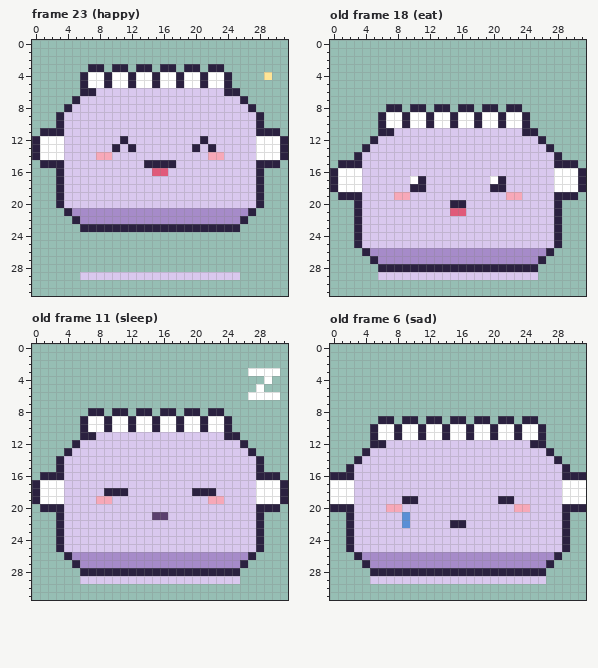
Pixel-art file -- art/characters/basic/cloudlet.aseprite. The picture above was drawn from the file before the commit.
32x32 pixels, 24 frames. Shown: frame 23 (happy), old frame 18 (eat), old frame 11 (sleep), old frame 6 (sad). The commit also changed other frames, which this record leaves out.
After the commit:
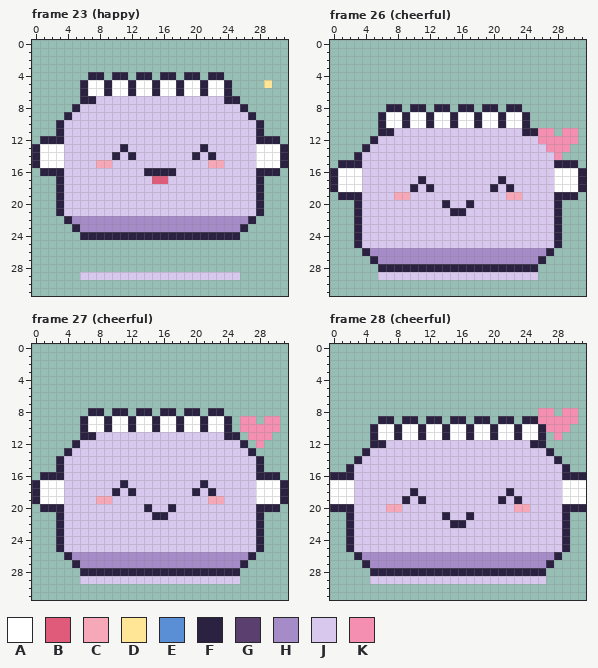
Palette (. is transparent): A #ffffff  B #e05a7a  C #f7a8b8  D #ffe596  E #5a8fd6  F #2b2140  G #5b3f6e  H #a68bc9  J #d9c8ee  K #f48fb1
A new or re-ordered frame is compared with the old frame closest to it.
Difference:
frames 24 -> 28
--- frame 23 (happy), layer "pet"
@@ x 0..31 @@
  2 ................................
- 3 .......FF.FF.FF.FF.FF.FF........
- 4 ......FAAFAAFAAFAAFAAFAAF....D..
- 5 ......FAAFAAFAAFAAFAAFAAF.......
- 6 ......FFJJJJJJJJJJJJJJJJFF......
- 7 .....FJJJJJJJJJJJJJJJJJJJJF.....
- 8 ....FJJJJJJJJJJJJJJJJJJJJJJF....
- 9 ...FJJJJJJJJJJJJJJJJJJJJJJJJF...
+ 3 ................................
+ 4 .......FF.FF.FF.FF.FF.FF........
+ 5 ......FAAFAAFAAFAAFAAFAAF....D..
+ 6 ......FAAFAAFAAFAAFAAFAAF.......
+ 7 ......FFJJJJJJJJJJJJJJJJFF......
+ 8 .....FJJJJJJJJJJJJJJJJJJJJF.....
+ 9 ....FJJJJJJJJJJJJJJJJJJJJJJF....
 10 ...FJJJJJJJJJJJJJJJJJJJJJJJJF...
-11 .FFFJJJJJJJJJJJJJJJJJJJJJJJJFFF.
-12 FAAAJJJJJJJFJJJJJJJJJFJJJJJJAAAF
-13 FAAAJJJJJJFJFJJJJJJJFJFJJJJJAAAF
-14 FAAAJJJJCCJJJJJJJJJJJJCCJJJJAAAF
-15 .FFFJJJJJJJJJJFFFFJJJJJJJJJJFFF.
-16 ...FJJJJJJJJJJJBBJJJJJJJJJJJF...
-17 ...FJJJJJJJJJJJJJJJJJJJJJJJJF...
+11 ...FJJJJJJJJJJJJJJJJJJJJJJJJF...
+12 .FFFJJJJJJJJJJJJJJJJJJJJJJJJFFF.
+13 FAAAJJJJJJJFJJJJJJJJJFJJJJJJAAAF
+14 FAAAJJJJJJFJFJJJJJJJFJFJJJJJAAAF
+15 FAAAJJJJCCJJJJJJJJJJJJCCJJJJAAAF
+16 .FFFJJJJJJJJJJFFFFJJJJJJJJJJFFF.
+17 ...FJJJJJJJJJJJBBJJJJJJJJJJJF...
 18 ...FJJJJJJJJJJJJJJJJJJJJJJJJF...
@@ x 0..31 @@
 20 ...FJJJJJJJJJJJJJJJJJJJJJJJJF...
-21 ....FHHHHHHHHHHHHHHHHHHHHHHF....
-22 .....FHHHHHHHHHHHHHHHHHHHHF.....
-23 ......FFFFFFFFFFFFFFFFFFFF......
-24 ................................
+21 ...FJJJJJJJJJJJJJJJJJJJJJJJJF...
+22 ....FHHHHHHHHHHHHHHHHHHHHHHF....
+23 .....FHHHHHHHHHHHHHHHHHHHHF.....
+24 ......FFFFFFFFFFFFFFFFFFFF......
 25 ................................
--- frame 26 (cheerful) is new; against old frame 18 (eat), layer "pet"
@@ x 0..31 @@
 10 ......FAAFAAFAAFAAFAAFAAF.......
-11 ......FFJJJJJJJJJJJJJJJJFF......
-12 .....FJJJJJJJJJJJJJJJJJJJJF.....
-13 ....FJJJJJJJJJJJJJJJJJJJJJJF....
-14 ...FJJJJJJJJJJJJJJJJJJJJJJJJF...
+11 ......FFJJJJJJJJJJJJJJJJFFKK.KK.
+12 .....FJJJJJJJJJJJJJJJJJJJJKKKKK.
+13 ....FJJJJJJJJJJJJJJJJJJJJJJKKK..
+14 ...FJJJJJJJJJJJJJJJJJJJJJJJJK...
 15 .FFFJJJJJJJJJJJJJJJJJJJJJJJJFFF.
 16 FAAAJJJJJJJJJJJJJJJJJJJJJJJJAAAF
-17 FAAAJJJJJJAFJJJJJJJJAFJJJJJJAAAF
-18 FAAAJJJJJJFFJJJJJJJJFFJJJJJJAAAF
+17 FAAAJJJJJJJFJJJJJJJJJFJJJJJJAAAF
+18 FAAAJJJJJJFJFJJJJJJJFJFJJJJJAAAF
 19 .FFFJJJJCCJJJJJJJJJJJJCCJJJJFFF.
-20 ...FJJJJJJJJJJJFFJJJJJJJJJJJF...
-21 ...FJJJJJJJJJJJBBJJJJJJJJJJJF...
+20 ...FJJJJJJJJJJFJJFJJJJJJJJJJF...
+21 ...FJJJJJJJJJJJFFJJJJJJJJJJJF...
 22 ...FJJJJJJJJJJJJJJJJJJJJJJJJF...
--- frame 27 (cheerful) is new; against old frame 11 (sleep), layer "pet"
@@ x 24..31 @@
  2 ........
- 3 ...AAAA.
- 4 .....A..
- 5 ....A...
- 6 ...AAAA.
+ 3 ........
+ 4 ........
+ 5 ........
+ 6 ........
  7 ........
  8 ........
- 9 F.......
-10 F.......
-11 FF......
-12 JJF.....
+ 9 F.KK.KK.
+10 F.KKKKK.
+11 FF.KKK..
+12 JJF.K...
 13 JJJF....
@@ x 7..23 @@
 16 JJJJJJJJJJJJJJJJJ
-17 JJJJJJJJJJJJJJJJJ
-18 JJFFFJJJJJJJJFFFJ
+17 JJJJFJJJJJJJJJFJJ
+18 JJJFJFJJJJJJJFJFJ
 19 JCCJJJJJJJJJJJJCC
-20 JJJJJJJJJJJJJJJJJ
-21 JJJJJJJJGGJJJJJJJ
+20 JJJJJJJFJJFJJJJJJ
+21 JJJJJJJJFFJJJJJJJ
 22 JJJJJJJJJJJJJJJJJ
--- frame 28 (cheerful) is new; against old frame 6 (sad), layer "pet"
@@ x 24..31 @@
  7 ........
- 8 ........
- 9 FF......
-10 AAF.....
-11 AAF.....
+ 8 ..KK.KK.
+ 9 FFKKKKK.
+10 AAFKKK..
+11 AAF.K...
 12 JFF.....
@@ x 7..25 @@
 17 JJJJJJJJJJJJJJJJJJJ
-18 JJJJJJJJJJJJJJJJJJJ
-19 JJFFJJJJJJJJJJFFJJJ
+18 JJJFJJJJJJJJJJJFJJJ
+19 JJFJFJJJJJJJJJFJFJJ
 20 CCJJJJJJJJJJJJJJCCJ
-21 JJEJJJJJJJJJJJJJJJJ
-22 JJEJJJJJFFJJJJJJJJJ
+21 JJJJJJJFJJFJJJJJJJJ
+22 JJJJJJJJFFJJJJJJJJJ
 23 JJJJJJJJJJJJJJJJJJJ
